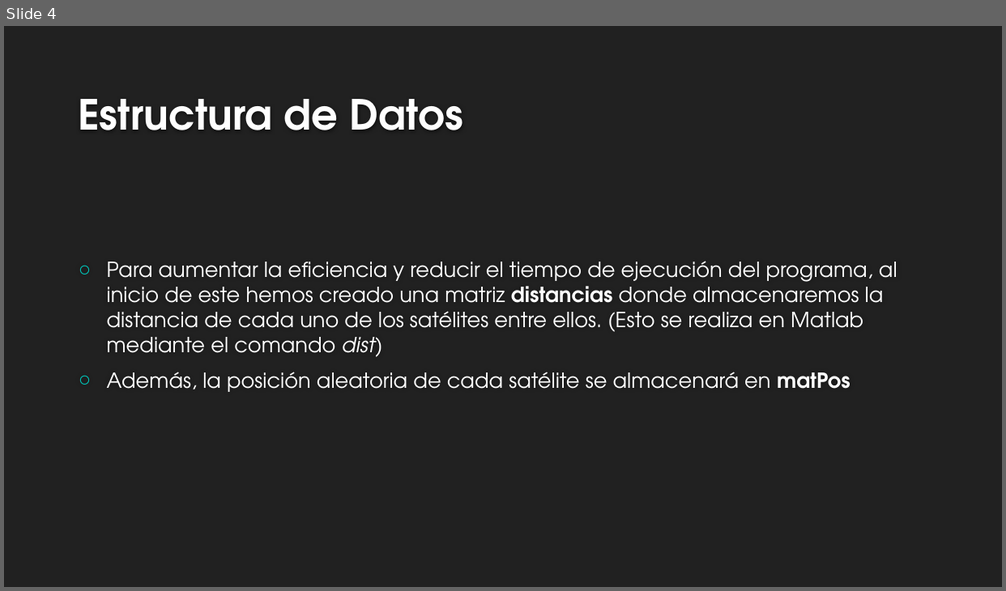
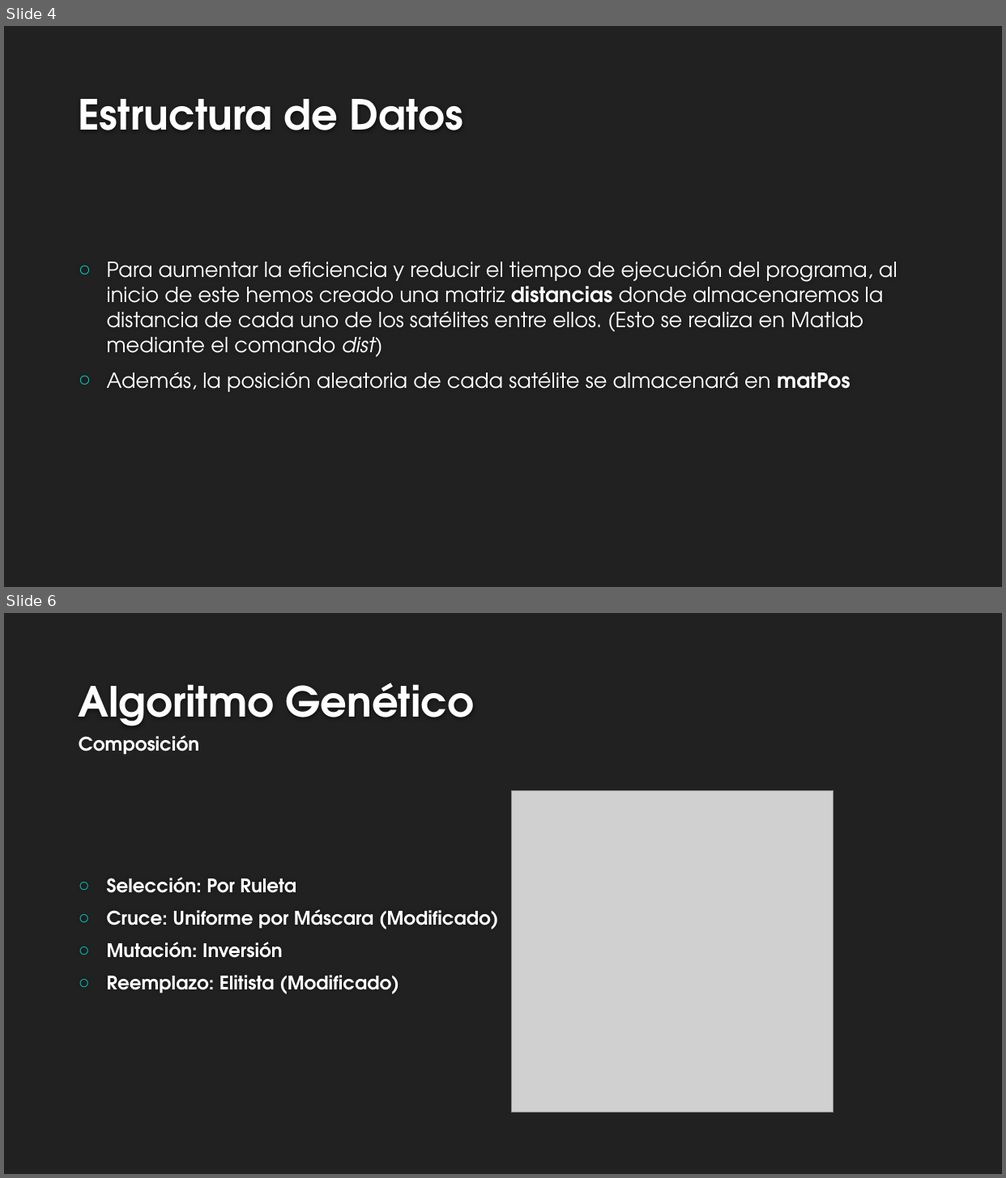
Before and after one commit to rafaroman18/SatellitesIS, a slide deck: TrabajoSI.pptx. Shown one above the other, each under a label of ours: slide 4 before the commit, slides 4 and 6 after it; the slides between them are not shown. The pictures are 1006x591 and 1006x1178 pixels, drawn with LibreOffice and Linux fonts; fonts in the diff are those of the drawing; grey boxes stand for pictures; background and template pictures are left out. Boxes give left, top, right and bottom in pixels: in the first picture for what was removed or moved away, otherwise in the second. Text is boxed around its words. In the diff, an @@ line names an element or a change of style, - is before the commit and + after.

```diff
--- a/TrabajoSI.pptx
+++ b/TrabajoSI.pptx
@@ slide 6 added at bbox=[4, 613, 1002, 1174], background #212121 @@
@@ title added at bbox=[78, 683, 475, 726], 40 pt, text #FEFEFE, bold @@
+Algoritmo Genético
@@ text added at bbox=[79, 735, 199, 755], 18 pt, text #FFFFFF, bold @@
+Composición
@@ picture added at bbox=[512, 790, 833, 1112] @@
@@ text added at bbox=[107, 877, 499, 995], 18 pt, text #FFFFFF, bold @@
+○ Selección: Por Ruleta
+○ Cruce: Uniforme por Máscara (Modificado)
+○ Mutación: Inversión
+○ Reemplazo: Elitista (Modificado)
```
Also in this commit, not shown: 2 slides changed, 7 other slides added.
